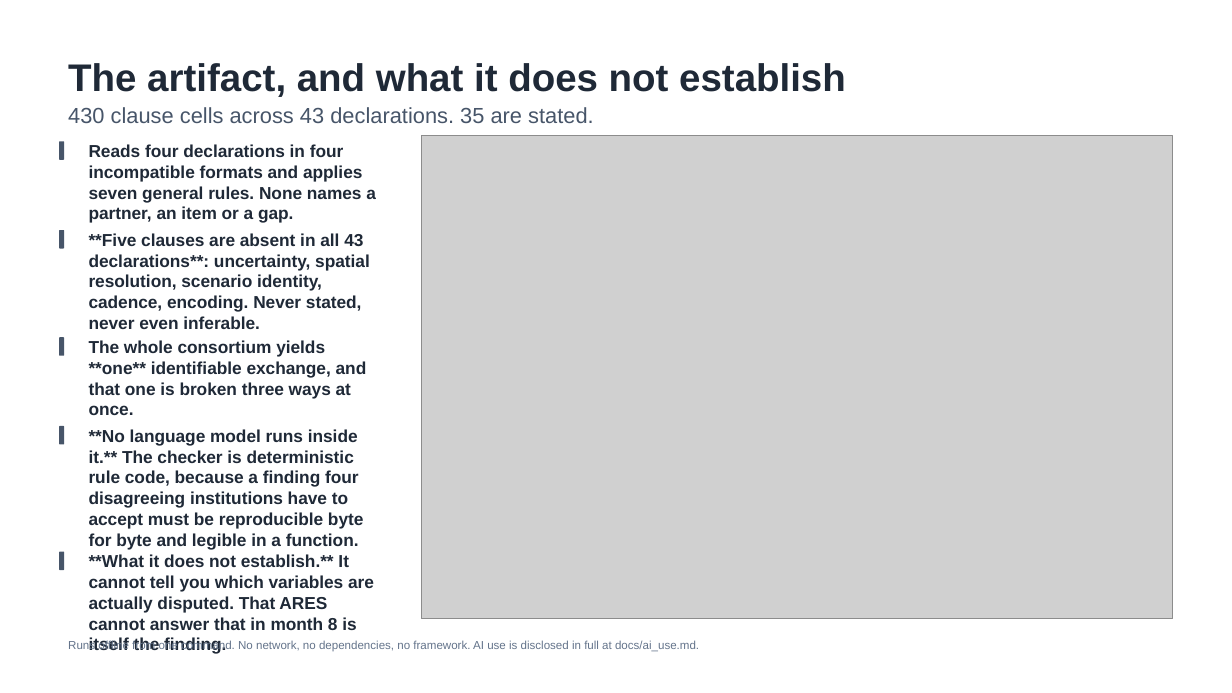
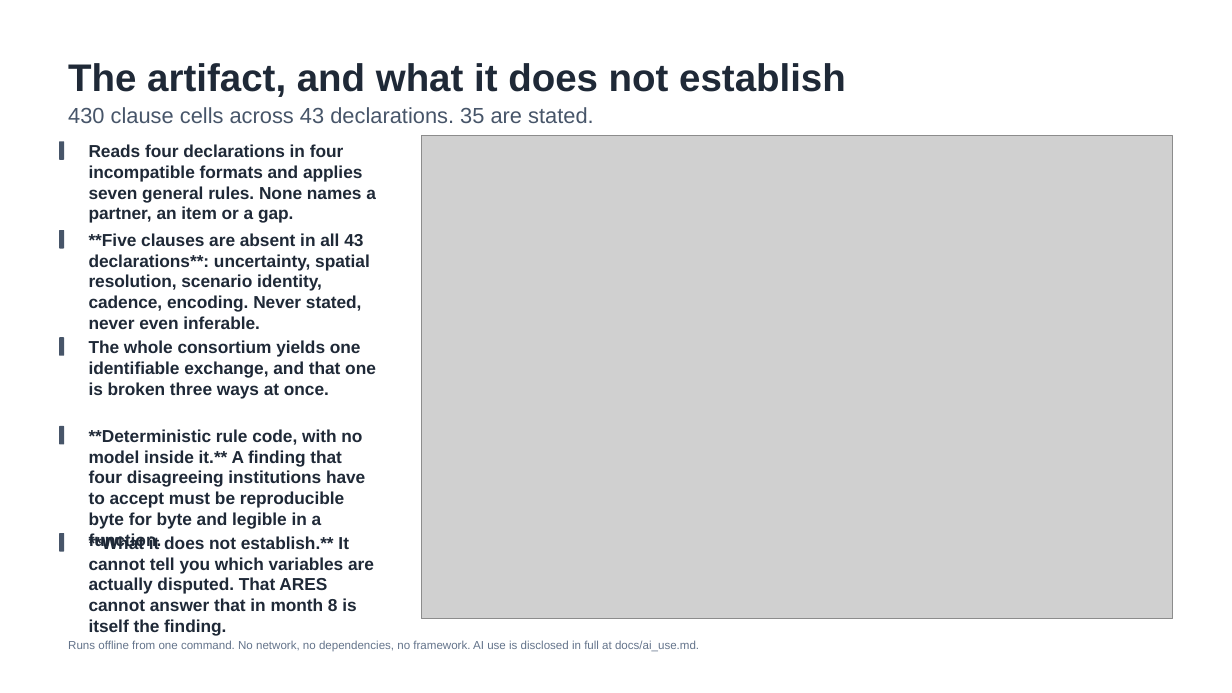
Before and after one commit to fgnxl/oef_ares_case_study, a slide deck: slide 8 of deck/ares_board_deck.pptx. Drawn at 1232x693 pixels with LibreOffice and Linux fonts; fonts in the diff are those of the drawing; grey boxes stand for pictures. Boxes give left, top, right and bottom in pixels: in the first picture for what was removed or moved away, otherwise in the second. Text is boxed around its words. In the diff, an @@ line names an element or a change of style, - is before the commit and + after.

Commit message:
The coupling slide asks the question that decides it
The claim on that slide is now the question rather than the answer: at what
fidelity does this model become admissible evidence for a design decision that
kills people if it is wrong. That is the form a board can act on, and it makes
the coupling question a threshold question rather than a matter of taste.

Five supporting lines, two of which are new. A settlement model exists so that
somebody signs a habitat design, and below some level of resolution and coupling
it is not a coarser instrument but an inadmissible one. No engineer signs a
life-safety design on a tool whose own authors would not trust it to design one.
The physics arrives at the same answer independently, and Meridian's own clause
4.2 already forbids treating stressors that share a cause as independent.

Two findings from the slide linter fixed: emphasis applied mid sentence where
bold should lead a bullet, and a sentence about the artifact rewritten so that
what it says is what the artifact is rather than what it is not.

```diff
--- a/deck/ares_board_deck.pptx
+++ b/deck/ares_board_deck.pptx
@@ text at (x1=89, y1=340, x2=376, y2=398): text changed @@
-The whole consortium yields **one** identifiable exchange, and that one is broken three ways at once.
+The whole consortium yields one identifiable exchange, and that one is broken three ways at once.
@@ text at (x1=89, y1=429, x2=365, y2=549): text changed @@
-**No language model runs inside it.** The checker is deterministic rule code, because a finding four disagreeing institutions have to accept must be reproducible byte for byte and legible in a function.
+**Deterministic rule code, with no model inside it.** A finding that four disagreeing institutions have to accept must be reproducible byte for byte and legible in a function.
@@ rounded rectangle moved from (x1=59, y1=552, x2=65, y2=570) to (x1=59, y1=533, x2=65, y2=552) @@
@@ text "**What it does not establish.** ..." moved from (x1=89, y1=554, x2=374, y2=654) to (x1=89, y1=535, x2=374, y2=636) @@
```
Also in this commit, not shown: 1 slide added, 1 slide removed.
